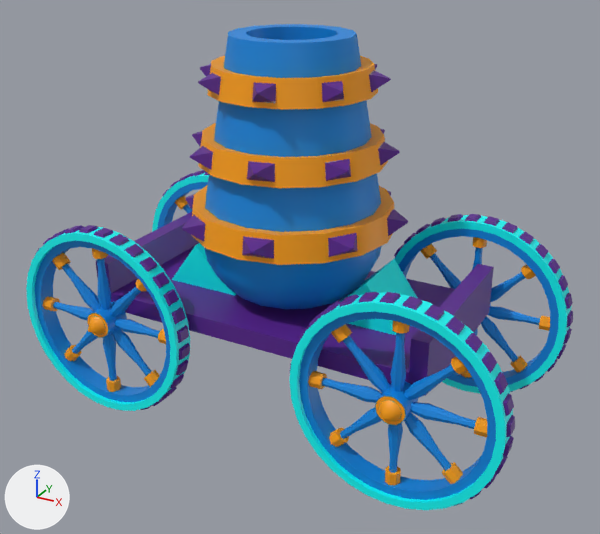
A saved change to the FBX model Assets/Art/Cannons_Models/Gun03.fbx.
Before and after are seen from a 50 mm lens placed at (4.2, -7.48, 2.2), pointed at (0.15, -0.1, -1.49). The axes (+X, +Y, +Z) are drawn at lower left. The lights are the same throughout. Where no turn or scale is listed for an object, it has been applied to the vertices.
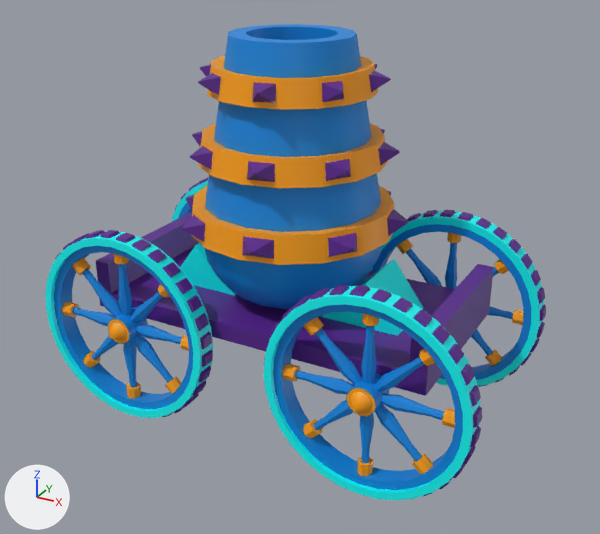
What differs and where, as boxes [x1, y1, x2, y2] in the pictures (600 x 534 px):
'Cylinder.019', moved: before [289, 214, 573, 510]; after [263, 210, 546, 500]
'Cylinder.035', moved: before [26, 170, 209, 411]; after [45, 177, 213, 418]

What the commit changed:
Object 'Cylinder.035' (ob_cylinder_035) moves from (-1.77, 0.0, -2.14) to (-1.47, 0.0, -2.14).
Object 'Cylinder.019' (ob_cylinder_019) moves from (1.77, 0.0, -2.14) to (1.47, 0.0, -2.14).
